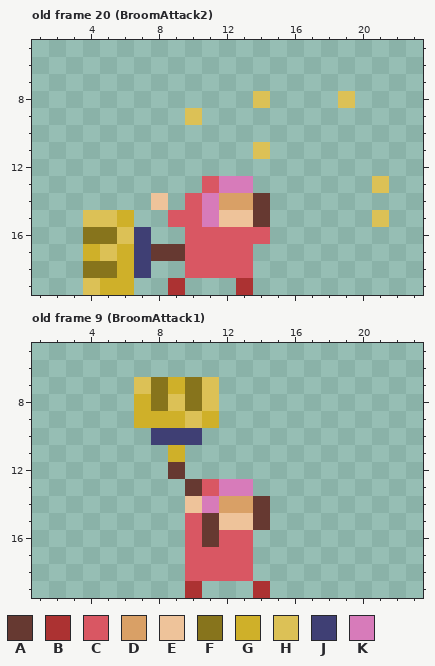
File history of a pixel-art file, art/ase/hero.aseprite. That is the earlier state.
24x20 pixels, 21 frames. Shown: old frame 20 (BroomAttack2): x 1..23, y 5..19; old frame 9 (BroomAttack1): x 1..23, y 5..19. The commit also changed other frames, which this record leaves out.
Palette (. is transparent): A #663931  B #ac3232  C #d95763  D #d9a066  E #eec39a  F #87741c  G #cfb029  H #dcc156  J #3f3f74  K #d77bba
Pixels before, old frame 20 (BroomAttack2), first column x 4:
 8 ..........H....H..
 9 ......H...........
10 ..................
11 ..........H.......
12 ..................
13 .......CKK.......H
14 ....E.CKDDA.......
15 HHG..CCKEEA......H
16 FFHJ..CCCCC.......
17 GHGJAACCCC........
18 FFGJ..CCCC........
19 HGG..B...B........
Pixels before, old frame 9 (BroomAttack1), first column x 7:
 7 HFGFH...
 8 GFHFH...
 9 GGGHG...
10 .JJJ....
11 ..G.....
12 ..A.....
13 ...ACKK.
14 ...EKDDA
15 ...CAEEA
16 ...CACC.
17 ...CCCC.
18 ...CCCC.
19 ...B...B
Now the later version:
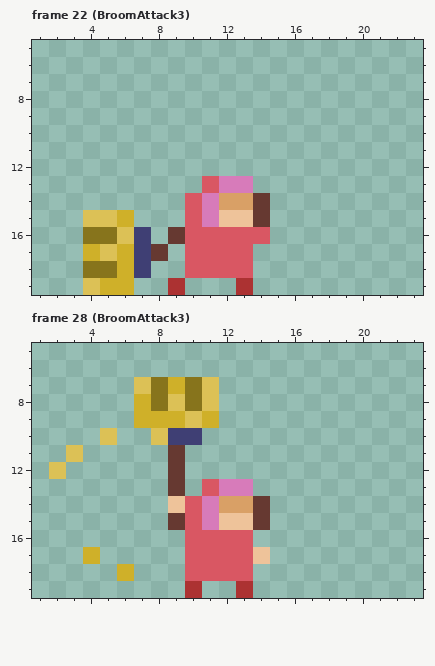
A new or re-ordered frame is compared with the old frame closest to it.
Message: add broom attack 3 sprites
Edits made:
{"change": "frames 21 -> 29"}
{"where": "frame 22 (BroomAttack3) is new; against old frame 20 (BroomAttack2)"}
{"frame":22,"y":8,"x":14,"old":"H","new":"."}
{"frame":22,"y":8,"x":19,"old":"H","new":"."}
{"frame":22,"y":9,"x":10,"old":"H","new":"."}
{"frame":22,"y":11,"x":14,"old":"H","new":"."}
{"frame":22,"y":13,"x":21,"old":"H","new":"."}
{"frame":22,"y":14,"x":8,"old":"E","new":"."}
{"frame":22,"y":15,"x":9,"old":"C","new":"."}
{"frame":22,"y":15,"x":21,"old":"H","new":"."}
{"frame":22,"y":16,"x":9,"old":".","new":"A"}
{"frame":22,"y":17,"x":9,"old":"A","new":"."}
{"where": "frame 28 (BroomAttack3) is new; against old frame 9 (BroomAttack1)"}
{"frame":28,"y":10,"x":5,"old":".","new":"H"}
{"frame":28,"y":10,"x":8,"old":"J","new":"H"}
{"frame":28,"y":11,"x":3,"old":".","new":"H"}
{"frame":28,"y":11,"x":9,"old":"G","new":"A"}
{"frame":28,"y":12,"x":2,"old":".","new":"H"}
{"frame":28,"y":13,"x":9,"old":".A","new":"A."}
{"frame":28,"y":14,"x":9,"old":".E","new":"EC"}
{"frame":28,"y":15,"x":9,"old":".","new":"A"}
{"frame":28,"y":15,"x":11,"old":"A","new":"K"}
{"frame":28,"y":16,"x":11,"old":"A","new":"C"}
{"frame":28,"y":17,"x":4,"old":".","new":"G"}
{"frame":28,"y":17,"x":14,"old":".","new":"E"}
{"frame":28,"y":18,"x":6,"old":".","new":"G"}
{"frame":28,"y":19,"x":13,"old":".B","new":"B."}
{"label":"erased","picture_box":[185,91,270,159]}
{"label":"erased","picture_box":[338,91,389,227]}
{"label":"changed","picture_box":[151,193,185,261]}
{"label":"changed","picture_box":[49,428,270,598]}
